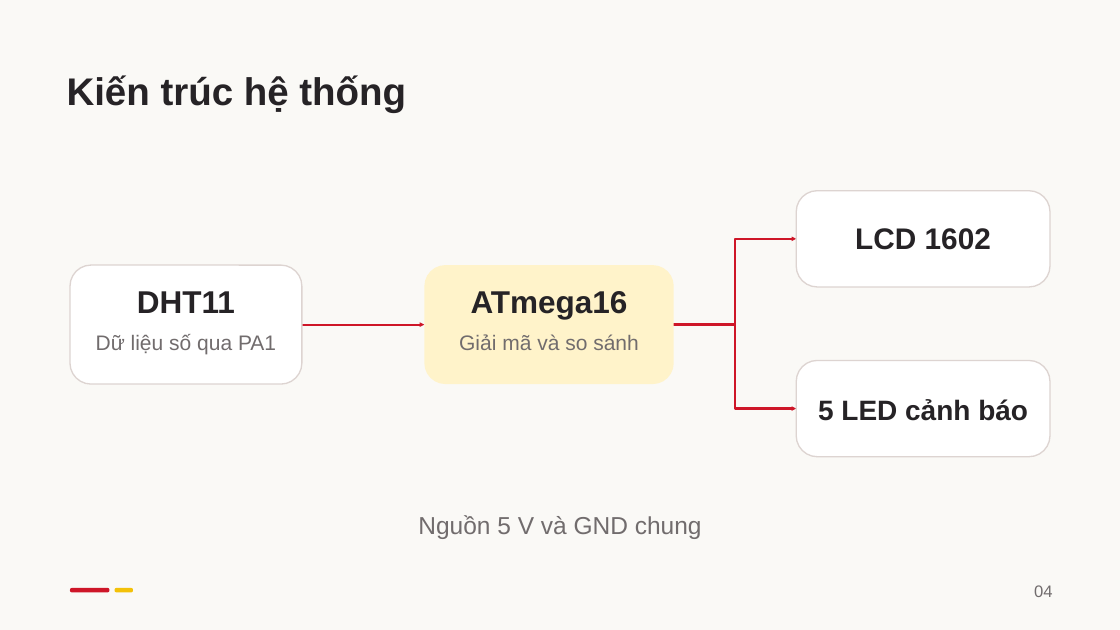
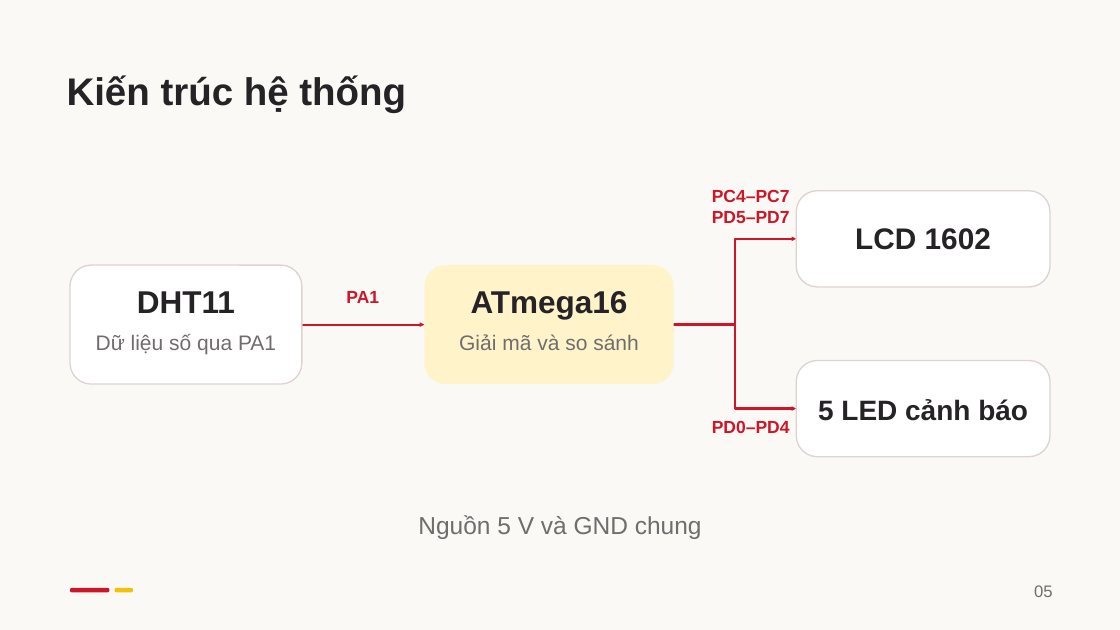
Before and after one commit to kudohieu1209/ET1-DA2, a slide deck: slide 5 of docs/report/slides/DA2_Bao_cao_HUST.pptx (slide 4 before the commit). Drawn at 1120x630 pixels with LibreOffice and Linux fonts; fonts in the diff are those of the drawing. Boxes give left, top, right and bottom in pixels: in the first picture for what was removed or moved away, otherwise in the second. Text is boxed around its words. In the diff, an @@ line names an element or a change of style, - is before the commit and + after.

```diff
--- a/docs/report/slides/DA2_Bao_cao_HUST.pptx
+++ b/docs/report/slides/DA2_Bao_cao_HUST.pptx
@@ text added at (712, 189, 790, 223), 15 pt, text #CE1628, bold @@
+PC4–PC7
+PD5–PD7
@@ text added at (346, 291, 379, 303), 15 pt, text #CE1628, bold @@
+PA1
@@ text added at (712, 421, 790, 433), 15 pt, text #CE1628, bold @@
+PD0–PD4
@@ text at (1034, 585, 1053, 597): text changed @@
-04
+05
```
Also in this commit, not shown: 16 other slides changed, 2 slides added, 11 other files.
